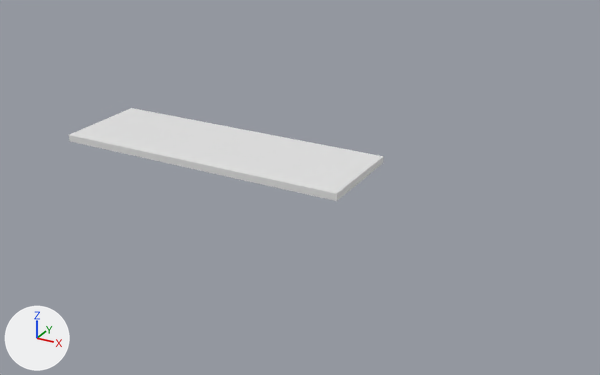
A saved change to the FBX model induction/Game/Assets/modelData/StageSelect/stageselect_ground.FBX.
Both versions are drawn from a 50 mm lens placed at (113.8, -165.0, 77.4), pointed at (18.9, 7.6, -8.9). Lighting does not change. The marker at lower left points along +X, +Y and +Z. Materials are left out; every surface is plain grey. Where no turn or scale is listed for an object, it has been applied to the vertices.

The older version as bpy lines, for what is in view:
```python
me_mesh = bpy.data.meshes.new('Mesh')
me_mesh.from_pydata(...)  # a box spanning x -2564.0..2564.0, y -1290.0..1290.0, z 0.0..181.0
me_mesh.materials.append(mat_material__124)
# before: 0 (-2564.0, -1290.0, 0.0) at pixel (69, 141), 1 (2564.0, -1290.0, 0.0) at pixel (336, 201), 2 (-2564.0, 1290.0, 0.0), 3 (2564.0, 1290.0, 0.0) at pixel (383, 163), 4 (-2564.0, -1290.0, 181.0) at pixel (68, 134)
# before: 5 (2564.0, -1290.0, 181.0) at pixel (336, 193), 6 (-2564.0, 1290.0, 181.0) at pixel (131, 108), 7 (2564.0, 1290.0, 181.0) at pixel (383, 156)
ob_box001 = bpy.data.objects.new('Box001', me_mesh)
ob_box001.location = (0.0, 0.0, 0.0)
ob_box001.scale = (0.0154, 0.01, 0.01)
```
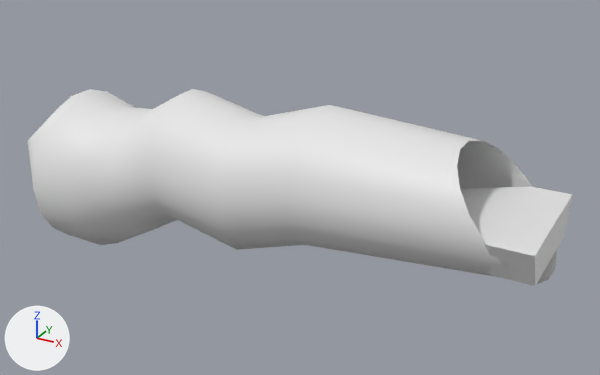
Edits to the scene script, one JSON object a line:
```json
{"block": "me_mesh", "where": "# used by ob_box001; location = (0.0, 0.0, 0.0); scale = (0.0154, 0.01, 0.01)"}
{"block": "me_mesh", "where": "# verts and faces of me_mesh; kept vertices keep their numbers, new ones are numbered from 8"}
{"op": "remove", "block": "me_mesh", "code": "me_mesh.from_pydata(...)  # 8 vertices, 6 faces; spans x -2564.0..2564.0, y -1290.0..1290.0, z 0.0..181.0"}
{"op": "add", "block": "me_mesh", "code": "me_mesh.from_pydata(...)  # 170 vertices, 336 faces; spans x -1668.0..994.0, y -272.0..264.0, z -906.0..0.0"}
{"block": "me_mesh", "change": "me_mesh part 1"}
{"op": "add", "block": "me_mesh", "code": "delete_vertices([*range(0, 8)])  # with the faces that use them"}
{"block": "me_mesh", "change": "me_mesh part 2"}
{"block": "me_mesh", "change": "96 vertices are added at x -1668.0..994.0, y -272.0..264.0, z -906.0..0.0"}
{"block": "me_mesh", "change": "74 new vertices lie (0.0, 150.0, 0.0) away from vertices in x -1668.0..994.0, y -75.0, z -823.0..0.0"}
{"block": "me_mesh", "change": "336 new faces join them"}
{"op": "add", "block": "me_mesh_001", "code": ["me_mesh_001 = bpy.data.meshes.new('Mesh.001')", "me_mesh_001.from_pydata(...)  # 144 vertices, 252 faces; spans x -51.0..106.0, y -21.0..21.0, z -34.0..16.0"]}
{"op": "set", "path": "ob_box001.location", "old": "(0.0, 0.0, 0.0)", "new": "(15.9, -0.2, -0.1)"}
{"op": "set", "path": "ob_box001.scale", "old": "(0.0154, 0.01, 0.01)", "new": "(0.0413, 0.0633, 0.0193)"}
{"op": "add", "block": "ob_cylinder001", "code": ["ob_cylinder001 = bpy.data.objects.new('Cylinder001', me_mesh_001)", "ob_cylinder001.location = (-20.1, 1.1, -0.3)"]}
```

Where the change shows, as pixel boxes (x1, y1, x2, y2) in the pictures (600 x 375 px):
```json
{"object": "Cylinder001", "change": "added", "after": [28, 89, 556, 283]}
{"object": "Box001", "change": "reshaped, moved, rescaled", "before": [69, 108, 383, 201], "after": [460, 187, 573, 286]}
{"part": 1, "of": "me_mesh", "change": "deleted", "before": [69, 108, 383, 201]}
{"part": 2, "of": "me_mesh", "change": "added", "after": [460, 187, 573, 286]}
```
